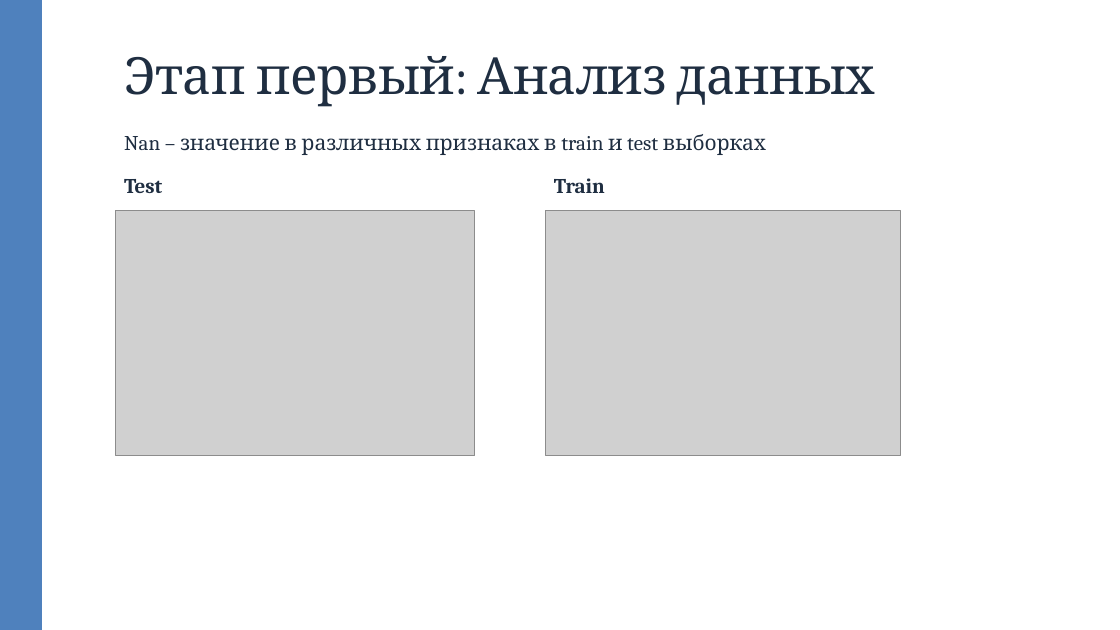
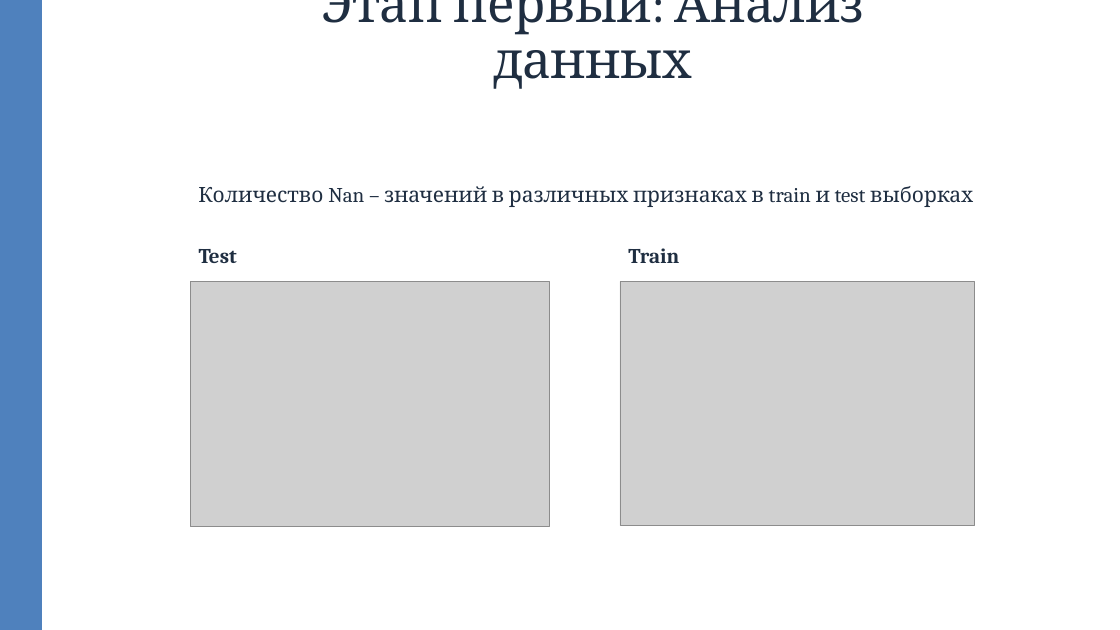
Before and after one commit to Saimonpetricof/AlfaHack_bestrepository, a slide deck: slide 3 of SAH_Финал_ASEKcrew.pptx. Drawn at 1120x630 pixels with LibreOffice and Linux fonts; fonts in the diff are those of the drawing; grey boxes stand for pictures. Boxes give left, top, right and bottom in pixels: in the first picture for what was removed or moved away, otherwise in the second. Text is boxed around its words. In the diff, an @@ line names an element or a change of style, - is before the commit and + after.

```diff
--- a/SAH_Финал_ASEKcrew.pptx
+++ b/SAH_Финал_ASEKcrew.pptx
@@ text "Этап первый: Анализ данных": place and size @@
-text "Этап первый: Анализ данных" at <box>124,56,875,107</box>
+text "Этап первый: Анализ данных" at <box>321,0,864,89</box>
@@ text "Этап первый: Анализ данных" at <box>321,0,864,89</box>: alignment left to centre @@
@@ text at <box>198,186,973,207</box>: text changed @@
-Nan – значение в различных признаках в train и test выборках
+Количество Nan – значений в различных признаках в train и test выборках
@@ 2 pictures, 2 texts: place and size @@
-2 pictures, 2 texts at <box>116,178,901,456</box>
+2 pictures, 2 texts at <box>190,248,975,527</box>
```
Also in this commit, not shown: 8 other slides changed, 7 slides added.
